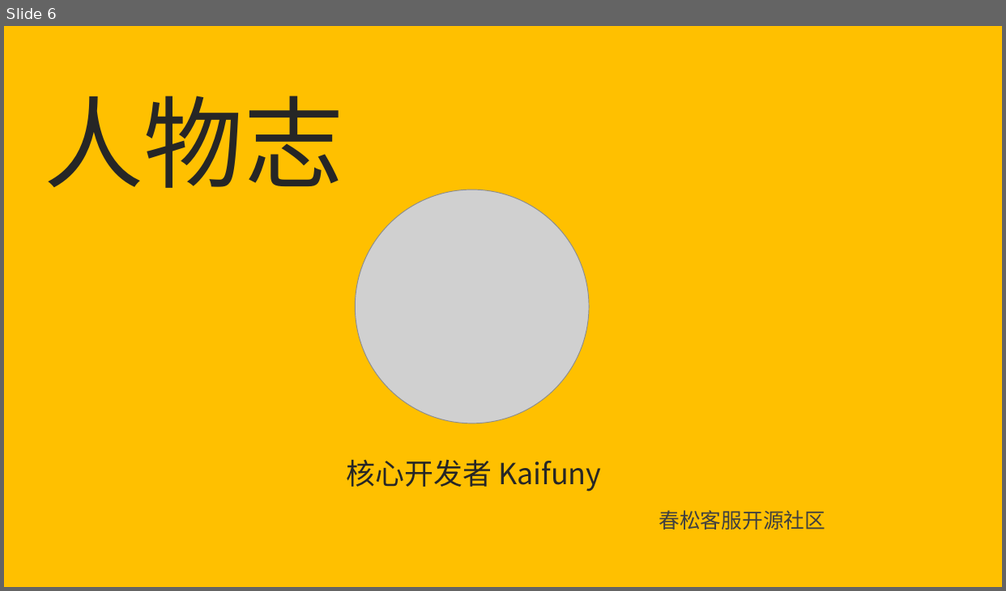
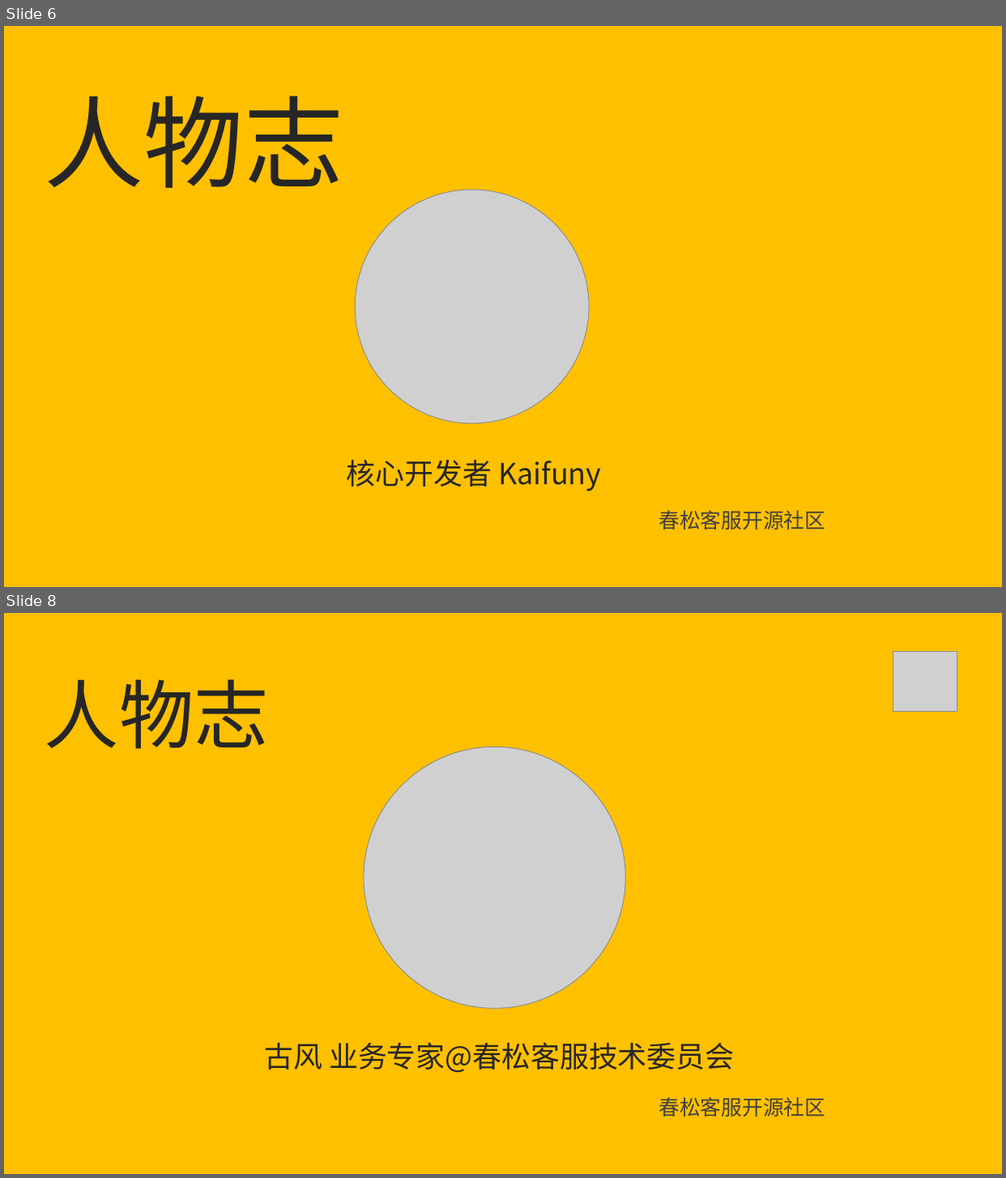
Before and after one commit to cskefu/handouts, a slide deck: docs/2023_07-31_春松客服_人物志_封面.pptx. Shown one above the other, each under a label of ours: slide 6 before the commit, slides 6 and 8 after it; the slides between them are not shown. The pictures are 1006x591 and 1006x1178 pixels, drawn with LibreOffice and Linux fonts; fonts in the diff are those of the drawing; grey boxes stand for pictures. Boxes give left, top, right and bottom in pixels: in the first picture for what was removed or moved away, otherwise in the second. Text is boxed around its words. In the diff, an @@ line names an element or a change of style, - is before the commit and + after.

```diff
--- a/docs/2023_07-31_春松客服_人物志_封面.pptx
+++ b/docs/2023_07-31_春松客服_人物志_封面.pptx
@@ slide 8 added at (4, 613, 1002, 1174), background #FFFFFF @@
@@ picture added at (893, 652, 957, 712) @@
@@ group added at (4, 613, 1002, 1174): 3 texts, 1 rectangle, 1 picture @@
+春松客服开源社区
+人物志
+古风 业务专家@春松客服技术委员会
```
Also in this commit, not shown: 2 slides changed, 7 other files.
